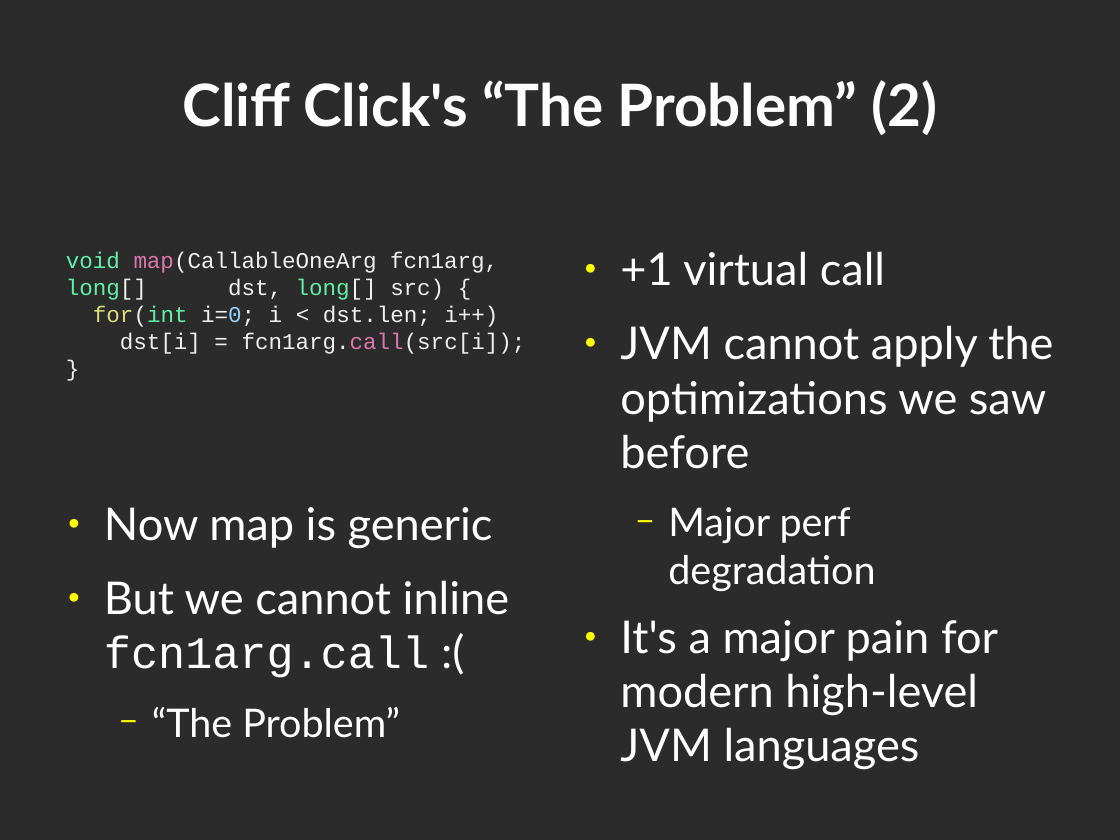
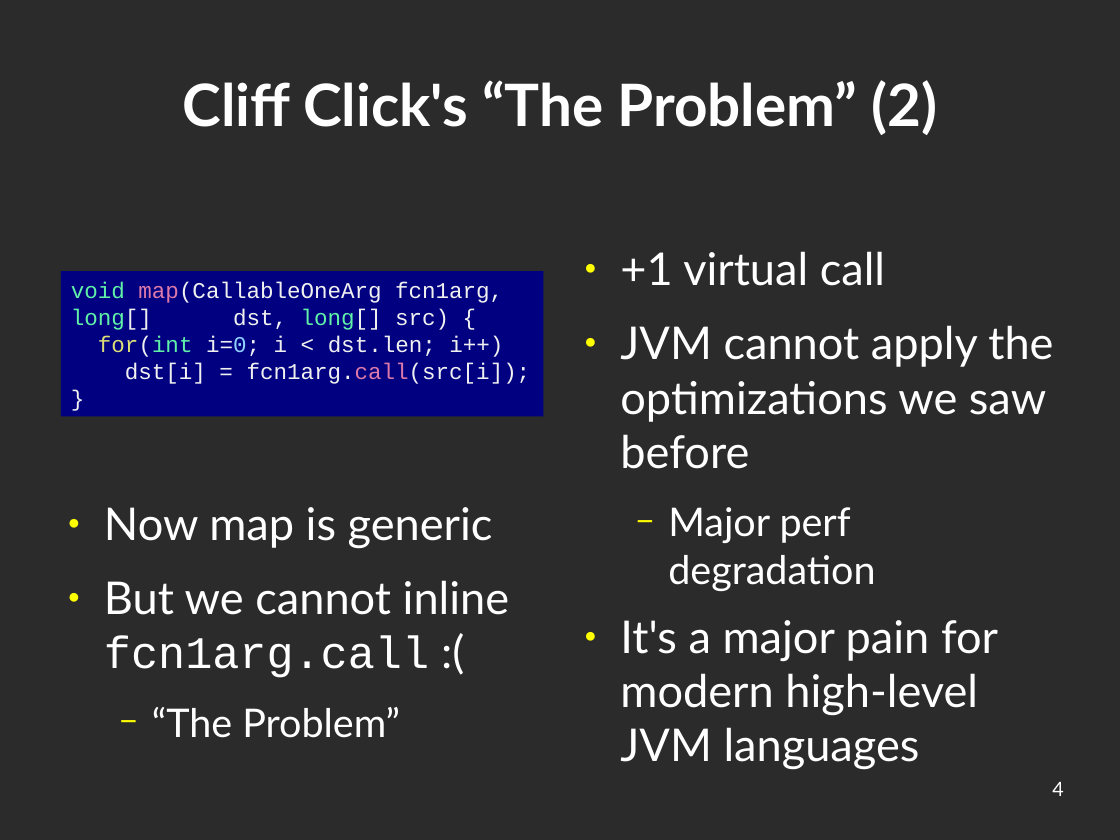
Before and after one commit to geo-kollias/msc-thesis-tex, a slide deck: slide 4 of geokollias_msc_thesis_pres.odp. Drawn at 1120x840 pixels with LibreOffice and Linux fonts; fonts in the diff are those of the drawing; background and template pictures are left out; a plain dark background stands for a picture behind light text. Boxes give left, top, right and bottom in pixels: in the first picture for what was removed or moved away, otherwise in the second. Text is boxed around its words. In the diff, an @@ line names an element or a change of style, - is before the commit and + after.

```diff
--- a/geokollias_msc_thesis_pres.odp
+++ b/geokollias_msc_thesis_pres.odp
@@ rectangle "void map(CallableOneArg fcn1arg, long[] dst, ...": place and size @@
-rectangle "void map(CallableOneArg fcn1arg, long[] dst, ..." at [66,251,526,354]
+rectangle "void map(CallableOneArg fcn1arg, long[] dst, ..." at [61,271,544,417]
@@ rectangle "void map(CallableOneArg fcn1arg, long[] dst, ..." at [61,271,544,417]: fill none to #000080 @@
@@ page number added at [1052,782,1063,796], 14 pt, text #FFFFFF @@
+4
```
Also in this commit, not shown: 24 other slides changed.
